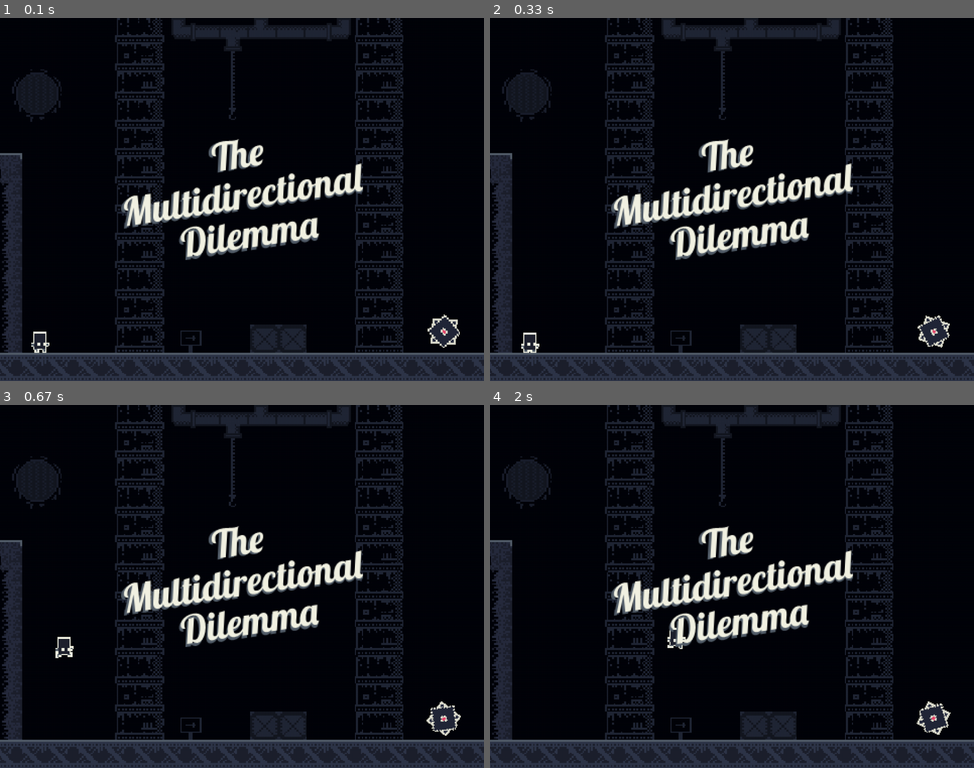
Above: before the commit, frames 1-4 (two rows, left to right).
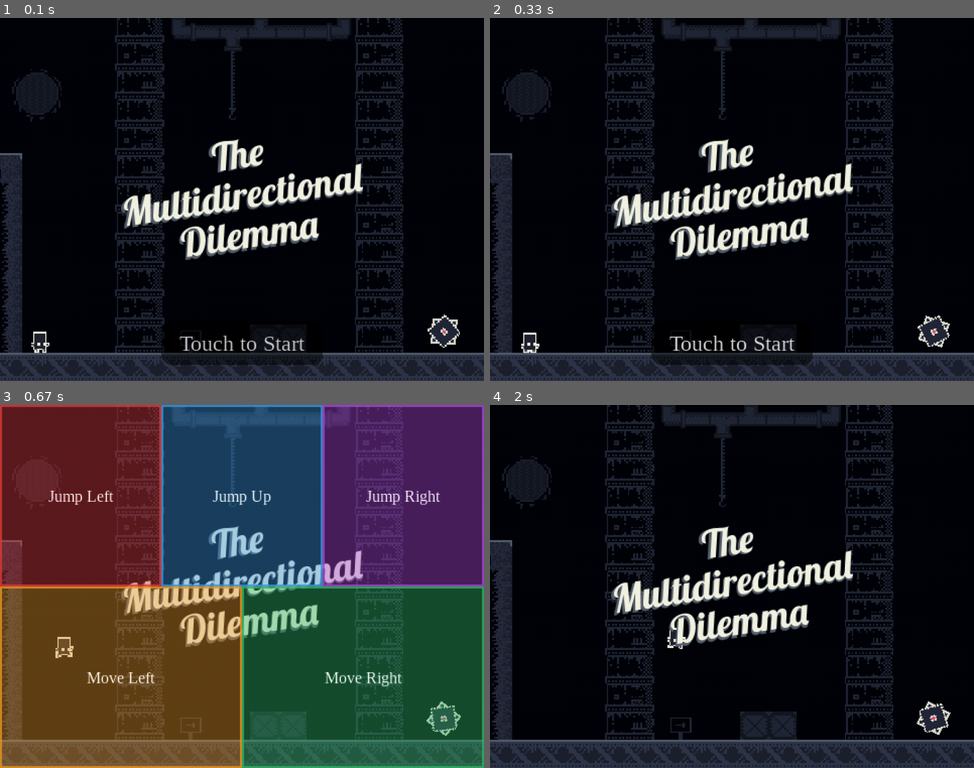
Above: after the commit, the same moments.

Repository: FultonX/scratch-multidimensional-dilemma
Game: pygame game, started from main.py
Two runs of this game, one before a commit and one after it. Both use one fixed random seed, a clock stepped at 60 frames per second and the inputs below.
Inputs (mouse positions are in pixels of both pictures, inside the frame that each line leads up to):
- Up to frame 1 (0.1 s): no input
- Up to frame 2 (0.33 s): no input
- Up to frame 3 (0.67 s): press the mouse at (396, 575) at 0.37 s; move the mouse to (319, 593) at 0.47 s; release the mouse at (242, 608) at 0.6 s
- Up to frame 4 (2 s): press the mouse at (886, 575) at 0.7 s; move the mouse to (833, 622) at 0.8 s; release the mouse at (780, 666) at 0.93 s; hold D 1-1.47 s; move the mouse to (581, 532) at 1.03 s; hold Up 1.5-1.8 s; hold D from 1.83 s (still down)

The runs differ from the first frame. In frame 1, 1.5% of the frame differs, in the area x 33-67%, y 84-96%; in frame 2, 1.7%; in frame 3, 100%, in the area x 0-100%, y 0-100%; in frame 4, nothing differs.

Commit message:
Add pulsing touch to start prompt

Diff:
--- a/game/app.py
+++ b/game/app.py
@@ -6,6 +6,10 @@
 from .config import WIDTH,HEIGHT,FPS,TITLE
 from .player import Player
 
+IDLE_SECONDS = 10
+IDLE_WARNING_SECONDS = 5
+ENDING_RESTART_SECONDS = 7
+
 class Game:
     def __init__(self):
         pygame.mixer.pre_init(48000,-16,2,1024); pygame.init()
@@ -13,7 +17,14 @@
         self.canvas=pygame.Surface((WIDTH,HEIGHT)); self.clock=pygame.time.Clock(); self.a=Assets(); self.p=Player(self.a)
         self.levels=json.loads((ROOT/'data/levels.json').read_text())['levels']; self.dialogues=json.loads((ROOT/'data/dialogue.json').read_text())['sequences']
         self.level=1; self.state='playing'; self.timer=0; self.title_time=0; self.angle=0; self.voice=pygame.mixer.Channel(2); self.fx=pygame.mixer.Channel(3)
-        self.loaded_levels=set()
+        self.loaded_levels=set(); self.idle_elapsed=0.; self.idle_warning=None
+        self.tutorial_pending=True; self.tutorial=False; self.tutorial_clicks=0; self.tutorial_hold=0.; self.tutorial_pointer_down=False
+        self.load_level(1); self.play_music('Hungarian Dance No')
+    def restart_game(self):
+        """Return to a fresh boot state after inactivity or the ending."""
+        self.loaded_levels.clear(); self.title_time=0; self.idle_elapsed=0.; self.idle_warning=None
+        self.tutorial_pending=True; self.tutorial=False; self.tutorial_clicks=0; self.tutorial_hold=0.; self.tutorial_pointer_down=False
+        self.ceo=self.angry=self.launch=False
         self.load_level(1); self.play_music('Hungarian Dance No')
     def play_music(self,name):
         try: pygame.mixer.music.load(ROOT/self.a.meta('Stage',name,'sound')['path']); pygame.mixer.music.set_volume(.2); pygame.mixer.music.play(-1)
@@ -58,9 +69,26 @@
         self.timer=self.sound(target,name,self.voice)+(.5 if name!='no please!' else 1);self.final_i+=1
     def update(self,dt):
         self.angle=(self.angle+2)%360;self.saw_time+=dt
+        if self.idle_warning is not None:
+            self.idle_warning-=dt
+            if self.idle_warning<=0:self.restart_game()
+            return
+        if self.tutorial and (self.tutorial_pointer_down or pygame.mouse.get_pressed()[0]):
+            self.tutorial_hold+=dt
+            if self.tutorial_hold>=2:self.hide_tutorial()
+        elif self.tutorial:self.tutorial_hold=0.
+        # Only active play can become idle: dialogue level intros and every
+        # phase of the ending therefore never accumulate idle time.
+        if self.state=='playing':
+            self.idle_elapsed+=dt
+            if self.idle_elapsed>=IDLE_SECONDS:
+                self.idle_warning=IDLE_WARNING_SECONDS
+                return
+        else:self.idle_elapsed=0.
         if self.state=='playing':
             k=pygame.key.get_pressed();mouse=pygame.mouse.get_pressed()[0]; mx,my=pygame.mouse.get_pos(); ww,wh=self.window.get_size()
-            left=k[pygame.K_LEFT] or k[pygame.K_a] or (mouse and mx<ww/2);right=k[pygame.K_RIGHT] or k[pygame.K_d] or (mouse and mx>ww/2);jump=k[pygame.K_UP] or k[pygame.K_w] or (mouse and my<wh/2)
+            stage=self.window_to_stage(mx,my); zone=self.click_zone(*stage) if mouse and stage else None
+            left=k[pygame.K_LEFT] or k[pygame.K_a] or zone in ('move_left','jump_left');right=k[pygame.K_RIGHT] or k[pygame.K_d] or zone in ('move_right','jump_right');jump=k[pygame.K_UP] or k[pygame.K_w] or zone in ('jump_left','jump_up','jump_right')
             solid=self.solid.copy()
             if self.platforms:solid.draw(self.invis,(0,0))
             if self.level==13 and not self.platforms:solid.draw(self.dis,(0,0))
@@ -95,7 +123,39 @@
                 if self.card_phase=='in':self.card_phase='hold';self.timer=holds[self.card_i]
                 elif self.card_phase=='hold':self.card_phase='out';self.timer=.75
                 elif self.card_i<6:self.card_i+=1;self.card_phase='in';self.timer=1.25
-                else:self.state='complete'
+                else:self.state='complete';self.timer=ENDING_RESTART_SECONDS
+        elif self.state=='complete':
+            self.timer-=dt
+            if self.timer<=0:self.restart_game()
+    def window_to_stage(self,x,y):
+        ww,wh=self.window.get_size();scale=min(ww/WIDTH,wh/HEIGHT);w,h=WIDTH*scale,HEIGHT*scale
+        ox,oy=(ww-w)/2,(wh-h)/2
+        if not (ox<=x<ox+w and oy<=y<oy+h):return None
+        return (x-ox)/scale,(y-oy)/scale
+    @staticmethod
+    def click_zone(x,y):
+        if y<HEIGHT/2:
+            return ('jump_left','jump_up','jump_right')[min(2,int(x/(WIDTH/3)))]
+        return 'move_left' if x<WIDTH/2 else 'move_right'
+    def hide_tutorial(self):
+        self.tutorial=False;self.tutorial_hold=0.;self.tutorial_pointer_down=False
+    def note_input(self,event):
+        """Reset inactivity and handle warning/tutorial input state."""
+        self.idle_elapsed=0.
+        if event.type in (pygame.MOUSEBUTTONUP,pygame.FINGERUP):self.tutorial_pointer_down=False
+        if self.idle_warning is not None:
+            self.idle_warning=None
+            return
+        pointer_down=event.type in (pygame.MOUSEBUTTONDOWN,pygame.FINGERDOWN)
+        if pointer_down:self.tutorial_pointer_down=True
+        if self.tutorial:
+            if pointer_down:
+                self.tutorial_clicks+=1;self.tutorial_hold=0.
+                if self.tutorial_clicks>=2:self.hide_tutorial()
+            return
+        if self.tutorial_pending:
+            self.tutorial_pending=False;self.tutorial=True
+            self.tutorial_clicks=1 if pointer_down else 0
     def saws(self):
         out=[]
         for d in self.d.get('saws',[]):
@@ -133,7 +193,32 @@
             self.a.draw(self.canvas,'Text',f'Final {idx+1}',0,50,125,alpha=max(0,min(255,alpha)))
         if self.title_time<5:
             alpha=255 if self.title_time<4 else round(255*(5-self.title_time));self.a.draw(self.canvas,'Title ','tilted',0,0,alpha=max(0,alpha))
+        if self.tutorial_pending:self.render_touch_to_start()
+        if self.tutorial:self.render_tutorial()
+        if self.idle_warning is not None:self.render_idle_warning()
         self.title_time+=1/FPS
+    def render_touch_to_start(self):
+        """Draw a softly pulsing kiosk call-to-action until first input."""
+        alpha=round(190+55*(.5+.5*math.sin(self.saw_time*2)))
+        text=self.a.text_surface('Touch to Start',22)
+        panel=pygame.Surface((text.get_width()+36,text.get_height()+18),pygame.SRCALPHA)
+        pygame.draw.rect(panel,(0,0,0,round(alpha*.55)),panel.get_rect(),border_radius=10)
+        text.set_alpha(alpha);panel.blit(text,(18,9))
+        self.canvas.blit(panel,panel.get_rect(center=(WIDTH//2,HEIGHT-38)))
+    def render_tutorial(self):
+        regions=[(pygame.Rect(0,0,160,180),(220,60,60),'Jump Left'),(pygame.Rect(160,0,160,180),(60,150,220),'Jump Up'),(pygame.Rect(320,0,160,180),(170,70,210),'Jump Right'),(pygame.Rect(0,180,240,180),(230,150,40),'Move Left'),(pygame.Rect(240,180,240,180),(50,180,100),'Move Right')]
+        shade=pygame.Surface((WIDTH,HEIGHT),pygame.SRCALPHA)
+        for rect,color,label in regions:
+            pygame.draw.rect(shade,(*color,105),rect);pygame.draw.rect(shade,(*color,230),rect,2)
+            text=self.a.text_surface(label,16);shade.blit(text,text.get_rect(center=rect.center))
+        self.canvas.blit(shade,(0,0))
+    def render_idle_warning(self):
+        veil=pygame.Surface((WIDTH,HEIGHT),pygame.SRCALPHA);veil.fill((0,0,0,175));self.canvas.blit(veil,(0,0))
+        box=pygame.Rect(65,105,350,150);pygame.draw.rect(self.canvas,(28,31,42),box,border_radius=8);pygame.draw.rect(self.canvas,(235,235,240),box,2,border_radius=8)
+        seconds=max(1,math.ceil(self.idle_warning))
+        lines=('Game paused due to inactivity',f'Touch the screen within {seconds} seconds', 'or the game will restart')
+        for i,line in enumerate(lines):
+            text=self.a.text_surface(line,20 if i==1 else 16);self.canvas.blit(text,text.get_rect(center=(240,145+i*38)))
     def present(self):
         ww,wh=self.window.get_size();scale=min(ww/WIDTH,wh/HEIGHT);w,h=round(WIDTH*scale),round(HEIGHT*scale);frame=pygame.transform.scale(self.canvas,(w,h));self.window.fill((0,0,0));self.window.blit(frame,((ww-w)//2,(wh-h)//2));pygame.display.flip()
     def run(self):
@@ -141,9 +226,10 @@
         while running:
             dt=min(.1,self.clock.tick(FPS)/1000);acc+=dt
             for e in pygame.event.get():
+                if e.type in (pygame.KEYDOWN,pygame.KEYUP,pygame.MOUSEBUTTONDOWN,pygame.MOUSEBUTTONUP,pygame.MOUSEMOTION,pygame.FINGERDOWN,pygame.FINGERUP,pygame.FINGERMOTION,pygame.JOYBUTTONDOWN,pygame.JOYBUTTONUP,pygame.JOYAXISMOTION,pygame.JOYHATMOTION):self.note_input(e)
                 if e.type==pygame.QUIT or e.type==pygame.KEYDOWN and e.key==pygame.K_ESCAPE:running=False
                 elif e.type==pygame.KEYDOWN and e.key==pygame.K_F11:pygame.display.toggle_fullscreen()
-                elif e.type==pygame.KEYDOWN and e.key in (pygame.K_r,pygame.K_RETURN) and self.state=='complete':self.load_level(1);self.play_music('Hungarian Dance No')
+                if e.type==pygame.KEYDOWN and e.key in (pygame.K_r,pygame.K_RETURN) and self.state=='complete':self.restart_game()
             while acc>=1/30:self.update(1/30);acc-=1/30
             self.render();self.present()
         pygame.quit()
--- a/game/assets.py
+++ b/game/assets.py
@@ -36,6 +36,10 @@
         for line in rendered:
             surface.blit(line,((width-line.get_width())//2,y));y+=line.get_height()
         return surface.convert_alpha()
+    def text_surface(self,text,font_size=16,color=(255,255,255)):
+        """Render UI copy with the same serif raster text used by intro cards."""
+        font=pygame.font.SysFont('serif',font_size)
+        return font.render(text,True,color).convert_alpha()
     def sound(self,target,name):
         key=(target,name)
         if key not in self.sounds:
--- /dev/null
+++ b/tests/test_idle_and_tutorial.py
@@ -0,0 +1,67 @@
+from unittest.mock import Mock
+
+import pygame
+
+from game.app import Game, IDLE_SECONDS, IDLE_WARNING_SECONDS
+
+
+def bare_game():
+    game = Game.__new__(Game)
+    game.state = "playing"
+    game.idle_elapsed = 0
+    game.idle_warning = None
+    game.tutorial_pending = True
+    game.tutorial = False
+    game.tutorial_clicks = 0
+    game.tutorial_hold = 0
+    game.tutorial_pointer_down = False
+    return game
+
+
+def test_click_regions_cover_five_actions():
+    assert Game.click_zone(10, 10) == "jump_left"
+    assert Game.click_zone(240, 10) == "jump_up"
+    assert Game.click_zone(470, 10) == "jump_right"
+    assert Game.click_zone(10, 300) == "move_left"
+    assert Game.click_zone(470, 300) == "move_right"
+
+
+def test_input_opens_tutorial_and_second_click_closes_it():
+    game = bare_game()
+    click = pygame.event.Event(pygame.MOUSEBUTTONDOWN, button=1)
+    game.note_input(click)
+    assert game.tutorial and game.tutorial_clicks == 1
+
+    game.note_input(click)
+    assert not game.tutorial
+
+
+def test_first_input_replaces_touch_prompt_with_tutorial():
+    game = bare_game()
+    assert game.tutorial_pending and not game.tutorial
+
+    game.note_input(pygame.event.Event(pygame.KEYDOWN, key=pygame.K_SPACE))
+
+    assert not game.tutorial_pending
+    assert game.tutorial
+
+
+def test_input_dismisses_idle_warning_without_opening_tutorial():
+    game = bare_game()
+    game.idle_elapsed = IDLE_SECONDS
+    game.idle_warning = IDLE_WARNING_SECONDS
+    game.note_input(pygame.event.Event(pygame.FINGERDOWN, finger_id=0, x=.5, y=.5))
+    assert game.idle_warning is None
+    assert game.idle_elapsed == 0
+    assert game.tutorial_pending
+
+
+def test_idle_warning_pauses_normal_update(monkeypatch):
+    game = bare_game()
+    game.idle_warning = 3
+    game.angle = game.saw_time = 0
+    game.restart_game = Mock()
+    monkeypatch.setattr(pygame.mouse, "get_pressed", lambda: (False, False, False))
+    game.update(1)
+    assert game.idle_warning == 2
+    game.restart_game.assert_not_called()
